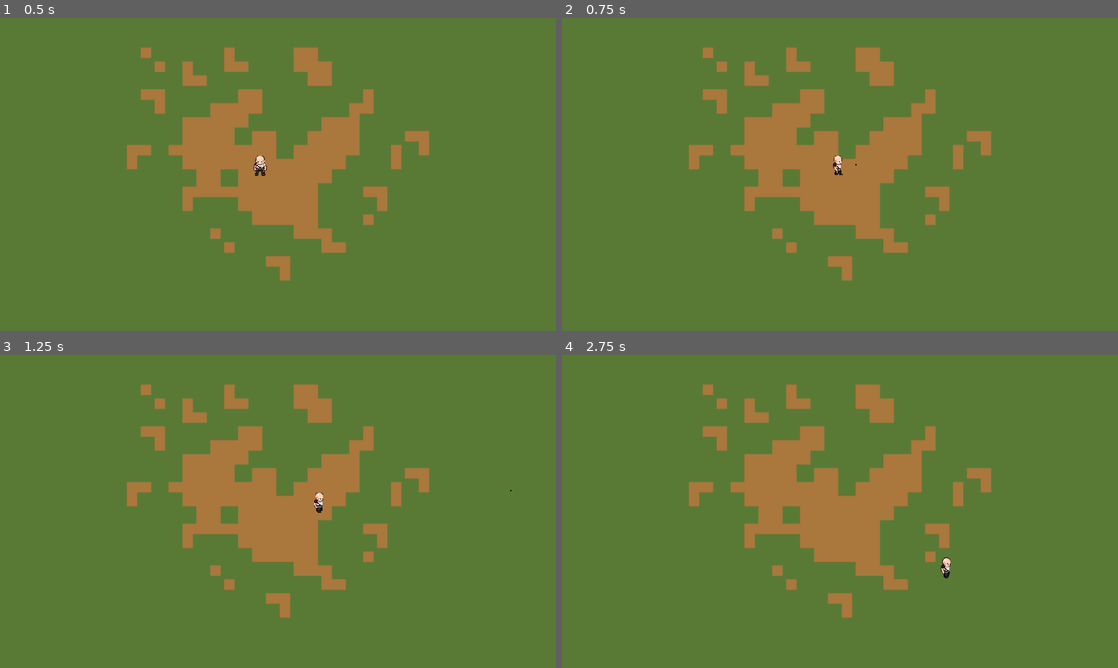
Above: before the commit, frames 1-4 (two rows, left to right).
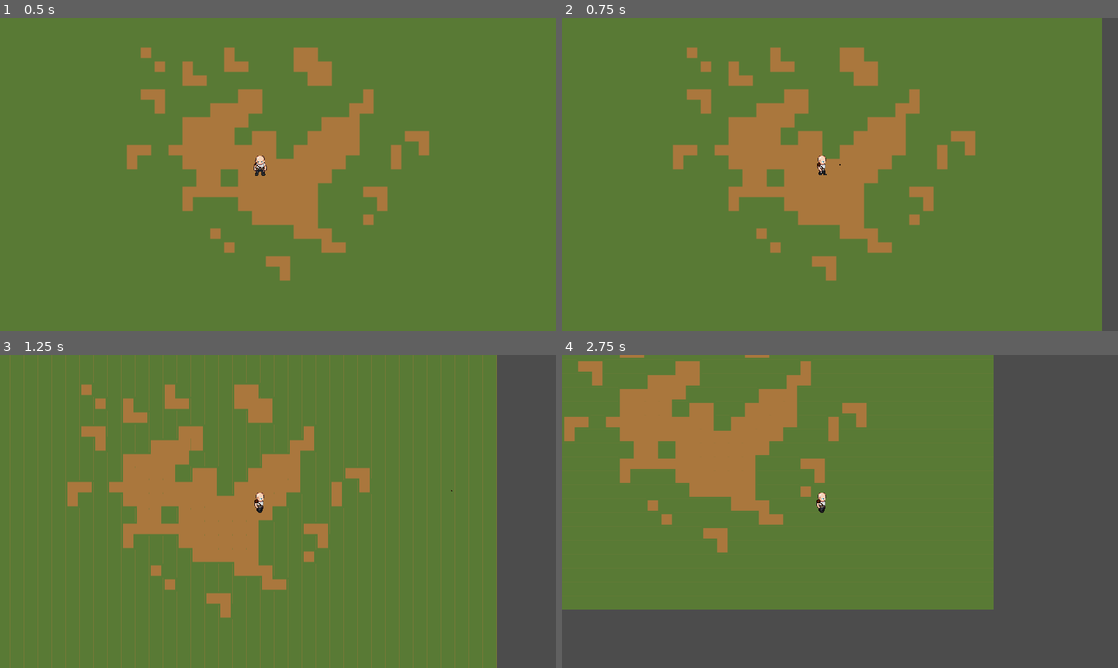
Above: after the commit, the same moments.

Repository: code-robmunro/Fracture
Game: Godot game, scene res://Scenes/Main.tscn
The game is run twice, just before and just after one commit, with the same random seed, the same clock (stepped at 60 frames per second) and the same inputs.
Inputs (mouse positions are in pixels of both pictures, inside the frame that each line leads up to):
- Up to frame 1 (0.5 s): no input
- Up to frame 2 (0.75 s): tap Enter at 0.5 s; move the mouse to (962, 158) at 0.52 s; hold D (right) from 0.53 s (still down); click (962, 158) at 0.67 s
- Up to frame 3 (1.25 s): keep holding D (right)
- Up to frame 4 (2.75 s): move the mouse to (728, 527) at 1.27 s; release D (right) at 1.28 s; hold S (down) 1.28-2.03 s; move the mouse to (895, 442) at 2.02 s; hold D (right) from 2.03 s (still down)

Frame 1 is identical in both runs. In frame 2, 13% of the frame differs, in the area x 19-100%, y 0-100%; in frame 3, 30%; in frame 4, 56%, in the area x 0-100%, y 0-100%.

Commit message:
Add Camera2d to Player

Diff:
--- a/Scenes/Main.tscn
+++ b/Scenes/Main.tscn
@@ -15,3 +15,8 @@
 
 [node name="Player" parent="World" instance=ExtResource( 2 )]
 position = Vector2( 600, 340 )
+
+[node name="Camera2D" type="Camera2D" parent="World/Player"]
+position = Vector2( -600, -340 )
+anchor_mode = 0
+current = true
--- a/Scenes/Player.gd
+++ b/Scenes/Player.gd
@@ -73,3 +73,5 @@
 
 func _physics_process(delta):
     move_and_slide(velocity.normalized() * Constants.ENTITY_BASE_SPEED)
+    $Camera2D.offset_h = $sprite.position.x
+    $Camera2D.offset_h = $sprite.position.y
